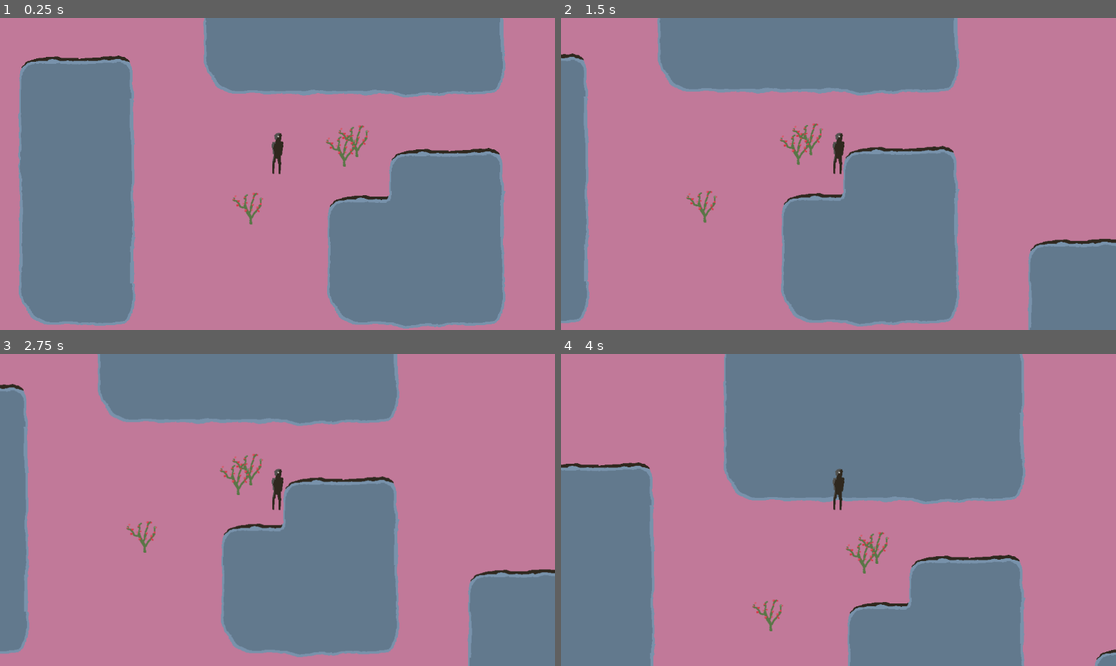
Above: before the commit, frames 1-4 (two rows, left to right).
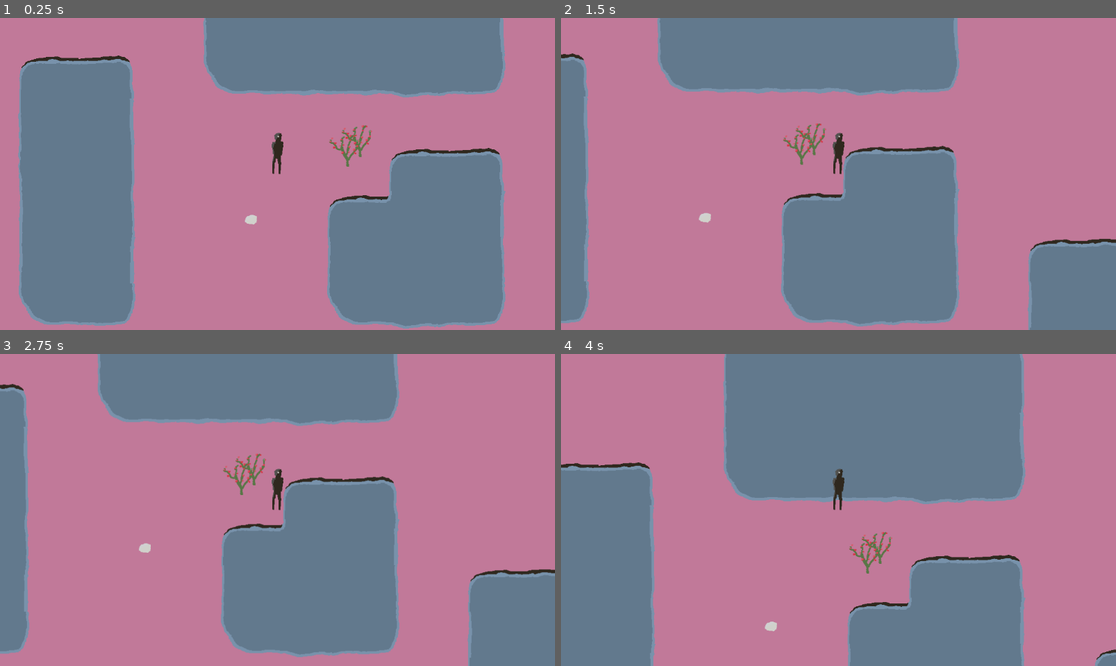
Above: after the commit, the same moments.

Repository: Zarkonnen/Moravec3
Game: Godot game, scene res://level1.tscn
Two runs of this game, one before a commit and one after it. Both use one fixed random seed, a clock stepped at 60 frames per second and the inputs below.
Inputs (mouse positions are in pixels of both pictures, inside the frame that each line leads up to):
- Up to frame 1 (0.25 s): no input
- Up to frame 2 (1.5 s): tap Enter at 0.5 s; move the mouse to (960, 158) at 0.52 s; hold Right (east) 0.53-1.28 s; click (960, 158) at 0.67 s; move the mouse to (727, 189) at 1.27 s; hold Down (south) from 1.28 s (still down); click (727, 189) at 1.42 s
- Up to frame 3 (2.75 s): move the mouse to (333, 441) at 2.02 s; release Down (south) at 2.03 s; hold Right (east) from 2.03 s (still down); click (333, 441) at 2.17 s
- Up to frame 4 (4 s): tap Space at 2.75 s; move the mouse to (810, 572) at 2.77 s; release Right (east) at 2.78 s; hold Up (north) 2.78-3.53 s; click (810, 572) at 2.92 s; move the mouse to (1005, 556) at 3.52 s; hold A (west) from 3.53 s (still down); click (1005, 556) at 3.67 s

The runs differ from the first frame. In frame 1, 0.7% of the frame differs, in the area x 41-68%, y 34-67%; in frame 2, 0.7%; in frame 3, 0.7%, in the area x 22-48%, y 31-64%; in frame 4, 0.7%.

Commit message:
Loadable item types, editable in editor. Fixed continuous pathing.

Diff:
--- a/Item.gd
+++ b/Item.gd
@@ -1,4 +1,20 @@
+@tool
 extends Area2D
+
+var type:ItemType = ItemType.ofName("bush")
+var texCopied = false
+
+@export var typeName:String = "bush":
+	set(value):
+		var t = ItemType.ofName(value)
+		if t:
+			type = t
+			if not texCopied:
+				$Sprite2D.texture = $Sprite2D.texture.duplicate()
+				texCopied = true
+			$Sprite2D.texture.region = t.texRect
+			$Sprite2D.offset.y = -t.texRect.size.y / 2
+		typeName = value
 
 @export var highlight = false:
 	set(value):
--- a/Item.tscn
+++ b/Item.tscn
@@ -16,7 +16,7 @@
 
 [sub_resource type="AtlasTexture" id="AtlasTexture_ccgmh"]
 atlas = ExtResource("1_qxv04")
-region = Rect2(403.347, 28.7713, 66.1157, 66.6667)
+region = Rect2(406, 29, 63, 66)
 
 [node name="Item" type="Area2D" groups=["Items"]]
 script = ExtResource("1_3t73v")
@@ -25,6 +25,6 @@
 shape = SubResource("CircleShape2D_hvsvt")
 
 [node name="Sprite2D" type="Sprite2D" parent="."]
-material = SubResource("ShaderMaterial_y41li")
+material = SubResource("ShaderMaterial_dgjuv")
 texture = SubResource("AtlasTexture_ccgmh")
-offset = Vector2(-8, -33)
+offset = Vector2(0, -33)
--- /dev/null
+++ b/ItemType.gd
@@ -0,0 +1,28 @@
+class_name ItemType
+
+var name:String
+var texRect:Rect2
+
+func _init(name, texRect):
+	self.name = name
+	self.texRect = texRect
+
+static var types = null:
+	get:
+		if not types:
+			loadTypes()
+		return types
+
+static func ofName(name:String) -> ItemType:
+	for it in types:
+		if it.name == name:
+			return it
+	return null
+
+static func loadTypes():
+	var l:Array = JSON.parse_string(FileAccess.open("res://itemTypes.json", FileAccess.READ).get_as_text())
+	var ts = []
+	for i in l:
+		var it = ItemType.new(i["name"], Rect2(i["x"], i["y"], i["w"], i["h"]))
+		ts.append(it)
+	types = ts
--- a/MapDisplay.gd
+++ b/MapDisplay.gd
@@ -37,4 +37,4 @@
 			var gridPos = Vector2i(floor(mp.x / tile_set.tile_size.x), floor(mp.y / tile_set.tile_size.y))
 			var td:TileData = get_cell_tile_data(0, gridPos)
 			if td:# and td.terrain == 0:
-				%Player.setMoveTo(mp)
+				%Player.setNavTarget(mp)
--- a/Player.gd
+++ b/Player.gd
@@ -4,6 +4,9 @@
 
 @onready var navigation_agent:NavigationAgent2D = $Navigation
 var navigate = false
+var prevTile = Vector2i.ZERO
+var canSetNavTarget = true
+var nextNavTarget = Vector2.ZERO
 
 func _ready():
 	# These values need to be adjusted for the actor's speed
@@ -18,30 +21,42 @@
 	# Wait for the first physics frame so the NavigationServer can sync.
 	await get_tree().physics_frame
 
-func setMoveTo(to:Vector2):
-	navigation_agent.target_position = to
-	navigate = true
+func setNavTarget(to:Vector2):
+	nextNavTarget = to
 
 func _physics_process(delta):
 	var mv = Vector2(0, 0)
 	var moveTo = Vector2(0, 0)
+	if canSetNavTarget and nextNavTarget != Vector2.ZERO:
+		navigation_agent.target_position = nextNavTarget
+		navigate = true
+		canSetNavTarget = false
+		nextNavTarget = Vector2.ZERO
 	if navigation_agent.is_navigation_finished():
 		navigate = false
+		canSetNavTarget = true
 	else:
 		moveTo = navigation_agent.get_next_path_position()
+		var gridPos = Vector2i(floor(position.x / 128), floor(position.y / 96))
+		if gridPos != prevTile: # This is needed because if we update the nav target faster, the agent breaks.
+			canSetNavTarget = true
+			prevTile = gridPos
 	if Input.is_action_pressed("north"):
 		mv.y = -1
 		navigate = false
+		nextNavTarget = Vector2.ZERO
 	if Input.is_action_pressed("south"):
 		mv.y = 1
 		navigate = false
+		nextNavTarget = Vector2.ZERO
 	if Input.is_action_pressed("east"):
 		mv.x = 1
 		navigate = false
+		nextNavTarget = Vector2.ZERO
 	if Input.is_action_pressed("west"):
 		mv.x = -1
 		navigate = false
-
+		nextNavTarget = Vector2.ZERO
 	if not navigate:
 		mv = mv.normalized() * speed * Util.RATIO * delta
 	else:
--- /dev/null
+++ b/itemTypes.json
@@ -0,0 +1,10 @@
+[
+	{
+		"name": "bush",
+		"x": 406, "y": 29, "w": 63, "h": 66
+	},
+	{
+		"name": "chalk",
+		"x": 306, "y": 75, "w": 25, "h": 20
+	}
+]
--- a/level1.tscn
+++ b/level1.tscn
@@ -36,6 +36,7 @@
 
 [node name="Item" parent="." instance=ExtResource("5_ie426")]
 position = Vector2(102, 262)
+typeName = "chalk"
 
 [node name="Item2" parent="." instance=ExtResource("5_ie426")]
 position = Vector2(322, 122)
Not shown: 1 places in Item.tscn that only renumber resources
